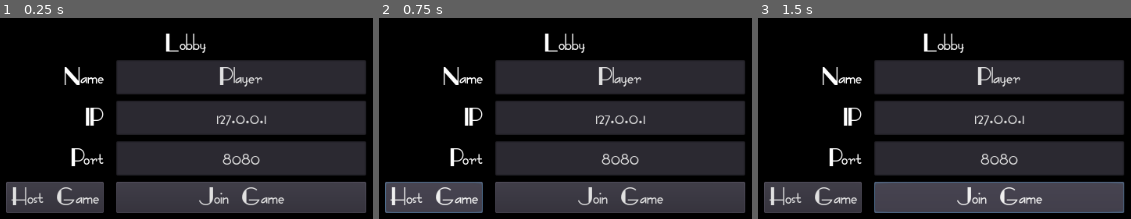
Above: before the commit, frames 1-3 (left to right).
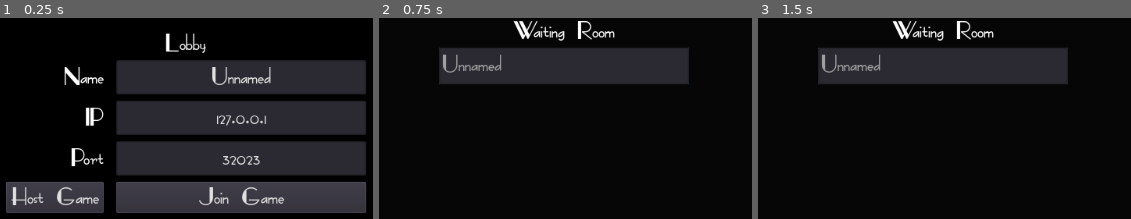
Above: after the commit, the same moments.

Repository: pablokintopp/godot-getaway
Game: Godot game, scene res://Lobby/Lobby.tscn
Same seed, same stepped clock (60 frames per second), same inputs: the game is played once before the commit and once after it.
Inputs:
- Up to frame 1 (0.25 s): no input
- Up to frame 2 (0.75 s): click "Host Game" at 0.5 s
- Up to frame 3 (1.5 s): click "Join Game" at 1.25 s

The runs differ from the first frame. In frame 1, 1.0% of the frame differs, in the area x 56-73%, y 24-74%; in frame 2, 50%, in the area x 1-99%, y 1-98%; in frame 3, 50%.
Error before the commit: Invalid call. Nonexistent function 'file_existis' in base '_File'. (res://SaveGame/Saved.gd:11)

Commit message:
Show players connected on the lobby

Diff:
--- a/Lobby/Lobby.gd
+++ b/Lobby/Lobby.gd
@@ -1,11 +1,31 @@
 extends Control
 
+onready var NameTextbox = $VBoxContainer/CenterContainer/GridContainer/NameTextbox
+onready var PortTextbox = $VBoxContainer/CenterContainer/GridContainer/PortTextBox
+onready var IPTextbox = $VBoxContainer/CenterContainer/GridContainer/IPTextBox
+
 func _ready():
-	$VBoxContainer/CenterContainer/GridContainer/NameTextbox.text = Saved.save_data["Player_name"]
+	NameTextbox.text = Saved.save_data["Player_name"]
+	IPTextbox.text = Network.DEFAULT_IP
+	PortTextbox.text = str(Network.DEFAULT_PORT)
 
 func _on_HostButton_pressed():
+	Network.selected_port = int(PortTextbox.text)
 	Network.create_server()
+	create_waiting_room()
 
 
 func _on_JoinButton_pressed():
+	Network.selected_port = int(PortTextbox.text)
+	Network.selected_ip = IPTextbox.text
 	Network.connect_to_server()
+	create_waiting_room()
+
+
+func _on_NameTextbox_text_changed(new_text):
+	Saved.save_data["Player_name"] = NameTextbox.text
+	Saved.save_game()
+
+func create_waiting_room():
+	$WaitingRoom.popup_centered()
+	$WaitingRoom.refresh_players(Network.players)
--- a/Lobby/Lobby.tscn
+++ b/Lobby/Lobby.tscn
@@ -109,6 +109,9 @@
 margin_bottom = 196.0
 text = "Join Game"
 
-[node name="WaitingRoom" parent="." instance=ExtResource( 3 )]
+[node name="WaitingRoom" parent="." groups=[
+"WaitingRoom",
+] instance=ExtResource( 3 )]
+[connection signal="text_changed" from="VBoxContainer/CenterContainer/GridContainer/NameTextbox" to="." method="_on_NameTextbox_text_changed"]
 [connection signal="pressed" from="VBoxContainer/CenterContainer/GridContainer/HostButton" to="." method="_on_HostButton_pressed"]
 [connection signal="pressed" from="VBoxContainer/CenterContainer/GridContainer/JoinButton" to="." method="_on_JoinButton_pressed"]
--- /dev/null
+++ b/Lobby/WaitingRoom.gd
@@ -0,0 +1,12 @@
+extends Popup
+
+onready var PlayerList = $VBoxContainer/CenterContainer/ItemList
+
+func _ready():
+	PlayerList.clear()
+
+func refresh_players(players):
+	PlayerList.clear()
+	for player_id in players:
+		var player = players[player_id]["Player_name"]
+		PlayerList.add_item(player, null, false)
--- a/Lobby/WaitingRoom.tscn
+++ b/Lobby/WaitingRoom.tscn
@@ -1,8 +1,11 @@
-[gd_scene format=2]
+[gd_scene load_steps=2 format=2]
+
+[ext_resource path="res://Lobby/WaitingRoom.gd" type="Script" id=1]
 
 [node name="WaitingRoom" type="Popup"]
 anchor_right = 1.0
 anchor_bottom = 1.0
+script = ExtResource( 1 )
 
 [node name="ColorRect" type="ColorRect" parent="."]
 anchor_left = 1.0
--- a/Networking/Network.gd
+++ b/Networking/Network.gd
@@ -4,7 +4,12 @@
 const DEFAULT_PORT = 32023
 const MAX_PLAYERS = 4
 
+var selected_port
+var selected_ip
+
 var local_player_id = 0
+sync var players = {}
+sync var player_data = {}
 
 signal player_disconnected
 signal server_disconnected
@@ -15,33 +20,38 @@
 
 func create_server():
 	var peer = NetworkedMultiplayerENet.new()
-	peer.create_server(DEFAULT_PORT, MAX_PLAYERS)
+	peer.create_server(selected_port, MAX_PLAYERS)
 	get_tree().set_network_peer(peer)
-	set_local_player_id()
-	print("Server has been created")
-	print("I am "+ str(local_player_id))
+	add_to_player_list()
 
 func connect_to_server():
 	var peer = NetworkedMultiplayerENet.new()
 	get_tree().connect("connected_to_server", self, "_connected_to_server")
-	peer.create_client(DEFAULT_IP, DEFAULT_PORT)
+	peer.create_client(selected_ip, selected_port)
 	get_tree().set_network_peer(peer)
-	set_local_player_id()
 
-func set_local_player_id():
+
+func add_to_player_list():
 	local_player_id = get_tree().get_network_unique_id()
+	player_data = Saved.save_data
+	players[local_player_id] = player_data
 
 
 func _connected_to_server():
-	rpc("_send_player_info", local_player_id)
+	add_to_player_list()
+	rpc("_send_player_info", local_player_id, player_data)
 
-remote func _send_player_info(id):
+remote func _send_player_info(id, player_info):
+	players[id] = player_info
 	if local_player_id == 1:
-		print(str(id) + " has connected.")
-
-
+		rset("players", players)
+		rpc("update_waiting_room")
 
 
 func _on_player_connected(id):
 	if not get_tree().is_network_server():
 		print (str(id) + " has connected.")
+
+
+sync func update_waiting_room():
+	get_tree().call_group("WaitingRoom", "refresh_players", players)
--- a/SaveGame/Saved.gd
+++ b/SaveGame/Saved.gd
@@ -8,7 +8,7 @@
 
 func get_data():
 	var file = File.new()
-	if not file.file_existis(SAVEGAME):
+	if not file.file_exists(SAVEGAME):
 		save_data = {"Player_name": "Unnamed"}
 		save_game()
 	file.open(SAVEGAME, File.READ)
